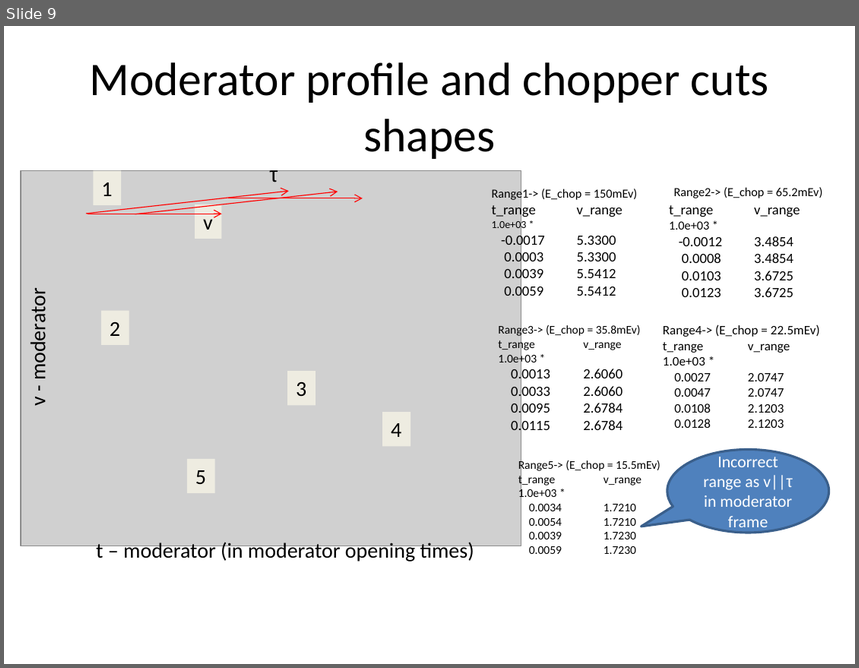
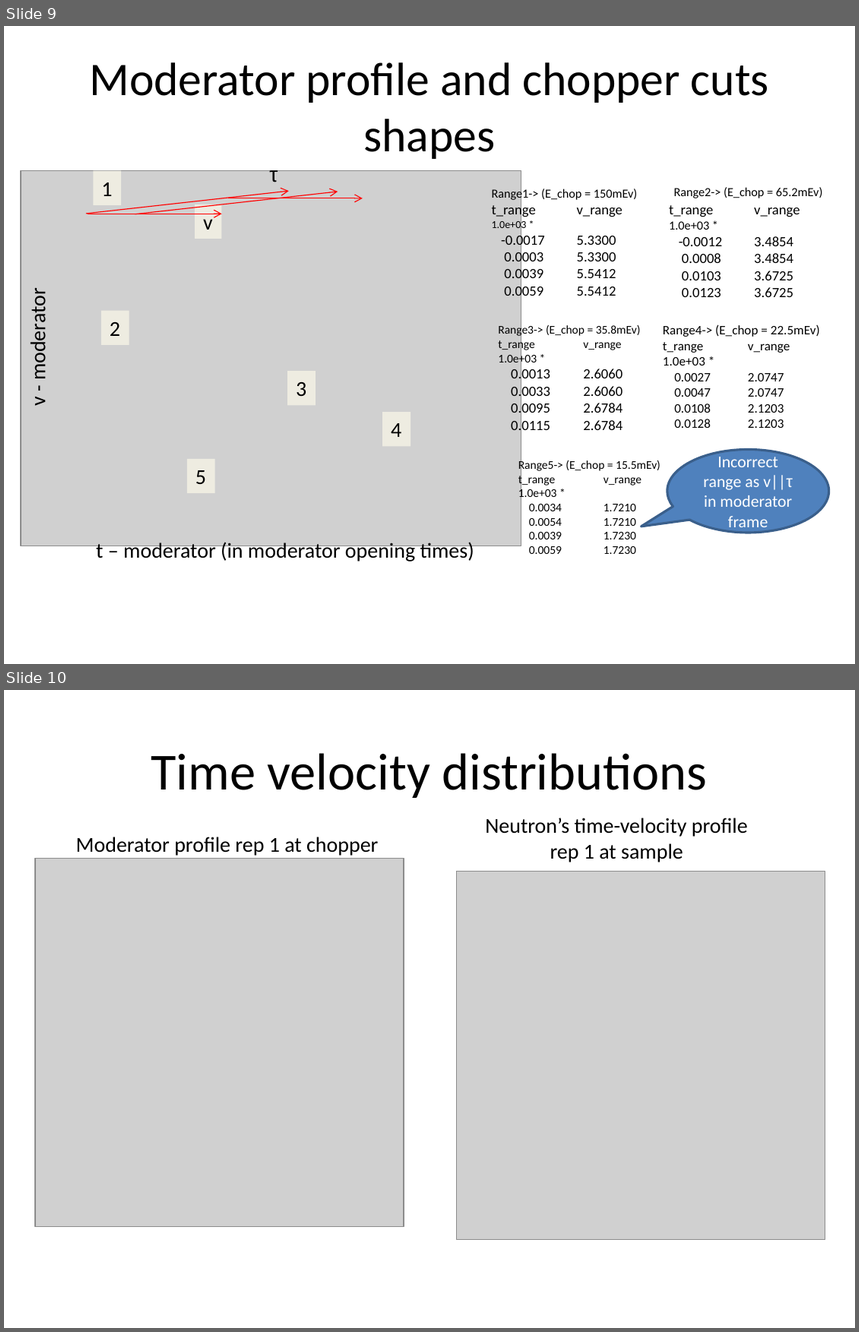
Before and after one commit to abuts/invert_resolution, a slide deck: VM_Working/doc/DataProcessingandInstrumentResolutionFunction.pptx. Shown one above the other, each under a label of ours: slide 9 before the commit, slides 9 and 10 after it. The pictures are 859x668 and 859x1332 pixels, drawn with LibreOffice and Linux fonts; fonts in the diff are those of the drawing; grey boxes stand for pictures. Boxes give left, top, right and bottom in pixels: in the first picture for what was removed or moved away, otherwise in the second. Text is boxed around its words. In the diff, an @@ line names an element or a change of style, - is before the commit and + after.

```diff
--- a/VM_Working/doc/DataProcessingandInstrumentResolutionFunction.pptx
+++ b/VM_Working/doc/DataProcessingandInstrumentResolutionFunction.pptx
@@ slide 10 added at box(4, 690, 855, 1328), background #FFFFFF @@
@@ title added at box(151, 753, 707, 798), 44 pt, text #000000 @@
+Time velocity distributions
@@ text added at box(485, 818, 748, 863), 18 pt, text #000000 @@
+Neutron’s time-velocity profile
+rep 1 at sample
@@ text added at box(76, 837, 378, 856), 18 pt, text #000000 @@
+Moderator profile rep 1 at chopper
@@ picture added at box(35, 859, 404, 1227) @@
@@ picture added at box(456, 872, 825, 1240) @@
```
Also in this commit, not shown: 1 other slide added, 1 slide removed, 13 other files.
